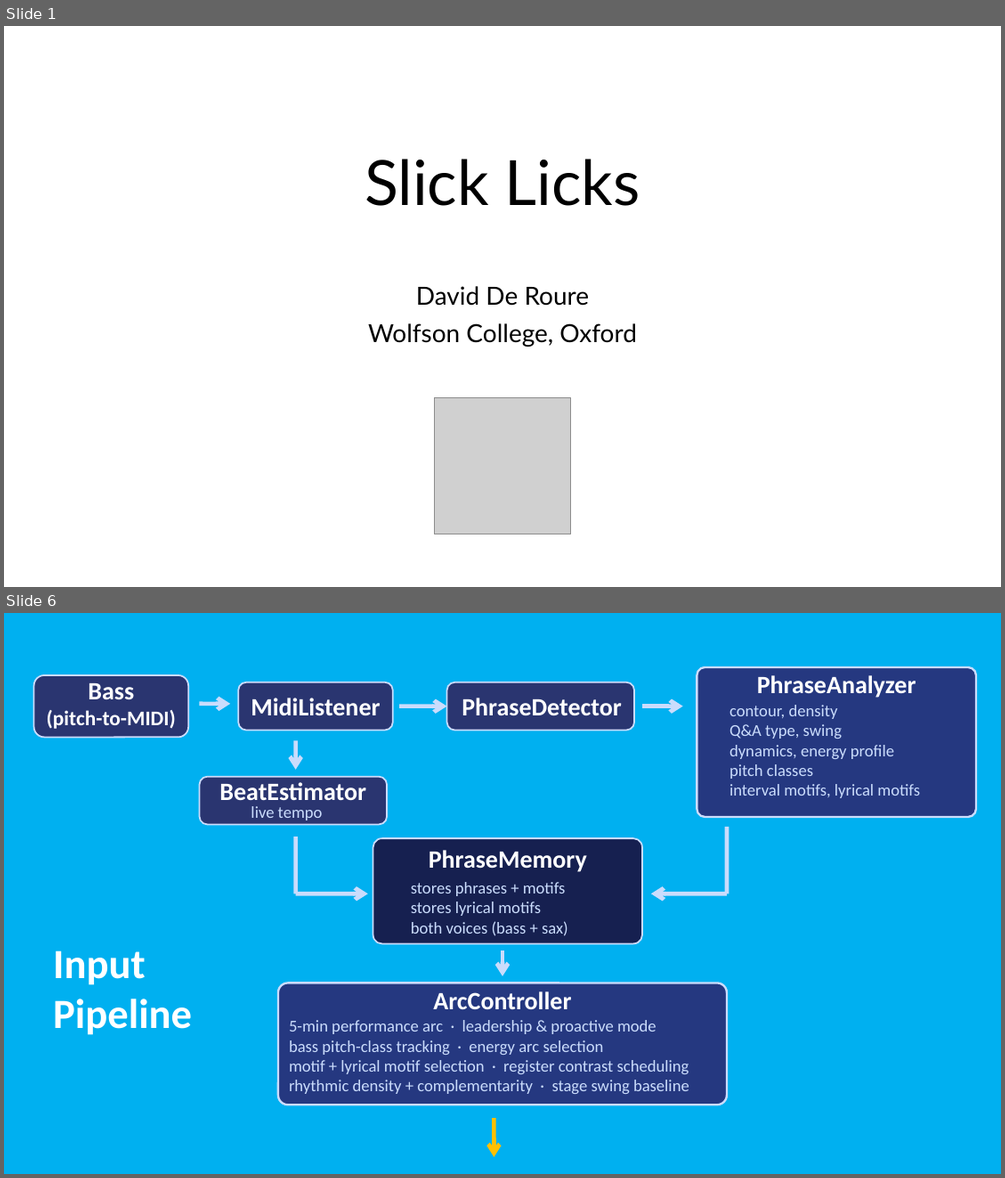
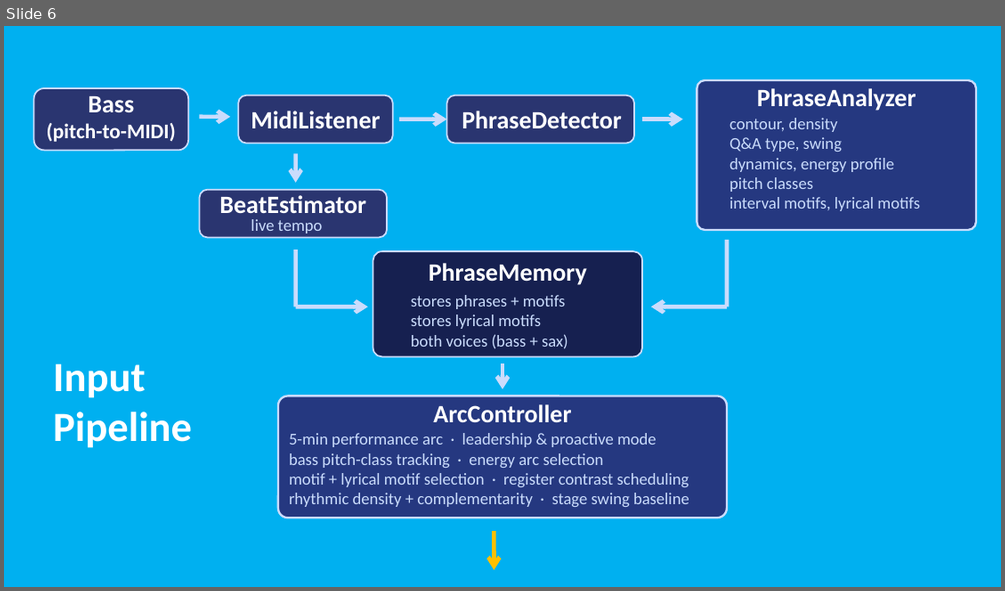
Before and after one commit to davidderoure/wolfson, a slide deck: docs/wolfson.pptx. Shown one above the other, each under a label of ours: slides 1 and 6 before the commit, slide 6 after it; the slides between them are not shown. The pictures are 1005x1178 and 1005x591 pixels, drawn with LibreOffice and Linux fonts; fonts in the diff are those of the drawing; grey boxes stand for pictures. Boxes give left, top, right and bottom in pixels: in the first picture for what was removed or moved away, otherwise in the second. Text is boxed around its words. In the diff, an @@ line names an element or a change of style, - is before the commit and + after.

```diff
--- a/docs/wolfson.pptx
+++ b/docs/wolfson.pptx
@@ slide 1 removed at bbox=[4, 26, 1001, 587], background #FFFFFF @@
@@ title removed at bbox=[364, 159, 640, 206] @@
-Slick Licks
@@ subtitle removed at bbox=[368, 286, 636, 346] @@
-David De Roure
-Wolfson College, Oxford
@@ picture removed at bbox=[434, 398, 571, 534] @@
```
Also in this commit, not shown: 7 slides changed, 3 slides added, 1 other file.
